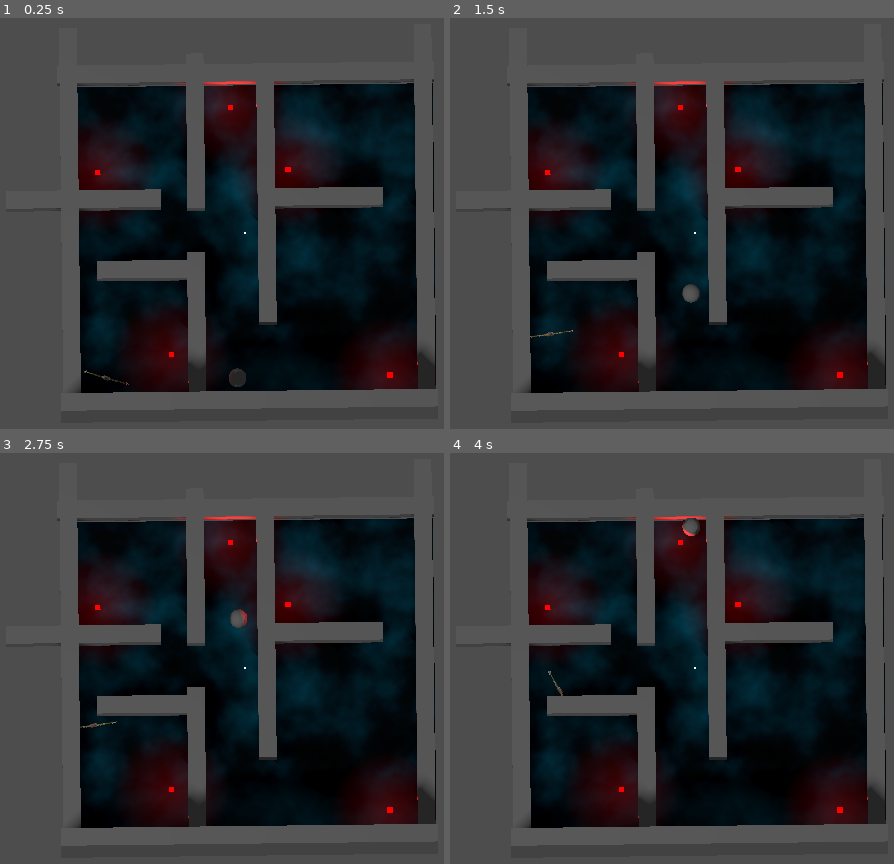
Above: before the commit, frames 1-4 (two rows, left to right).
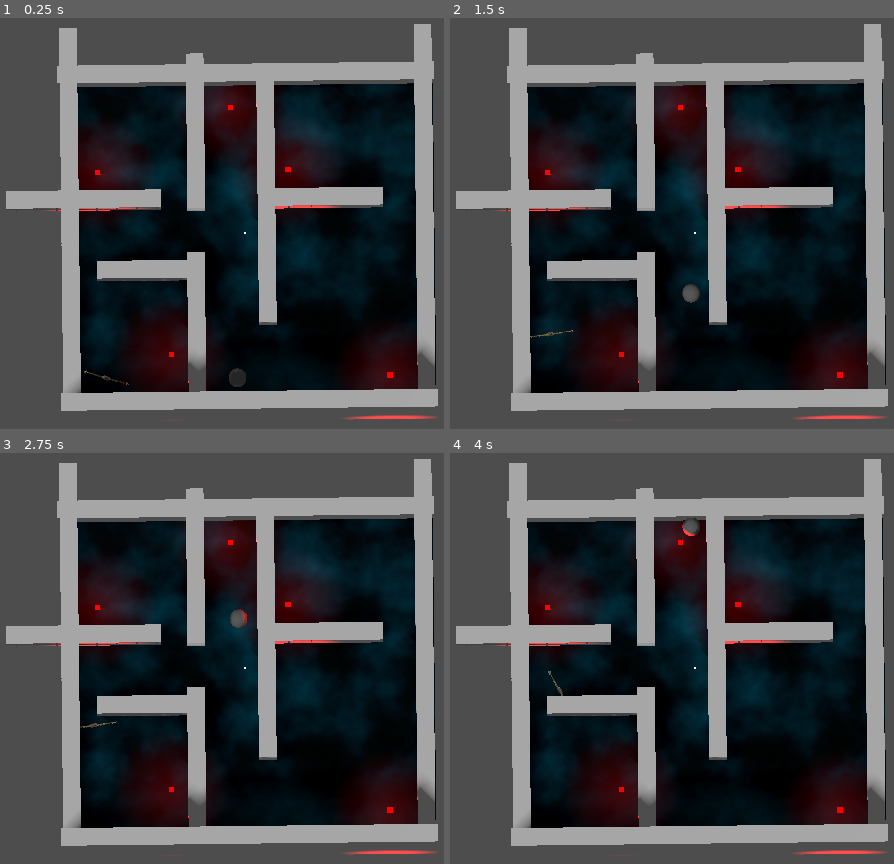
Above: after the commit, the same moments.

Repository: uniqueusername/burning-paper
Game: Godot game, scene res://levels/world2.tscn
Same seed, same stepped clock (60 frames per second), same inputs: the game is played once before the commit and once after it.
Inputs (mouse positions are in pixels of both pictures, inside the frame that each line leads up to):
- Up to frame 1 (0.25 s): no input
- Up to frame 2 (1.5 s): tap Enter at 0.5 s; move the mouse to (738, 231) at 0.52 s; hold E (interact) 0.53-1.28 s; hold W (forward) from 0.53 s (still down); tap Space (jump) at 0.77 s; move the mouse to (654, 235) at 1.27 s; tap E (interact) at 1.35 s
- Up to frame 3 (2.75 s): keep holding W (forward); tap Space (jump) at 1.52 s; move the mouse to (266, 662) at 2.02 s; hold E (interact) from 2.03 s (still down)
- Up to frame 4 (4 s): keep holding W (forward); move the mouse to (685, 674) at 2.77 s; release E (interact) at 2.78 s; tap E (interact) at 2.85 s; tap Space (jump) at 3.02, 3.77 s; move the mouse to (756, 674) at 3.52 s; hold E (interact) from 3.53 s (still down)

The runs differ from the first frame. In frame 1, 23% of the frame differs, in the area x 1-99%, y 1-99%; in frame 2, 23%; in frame 3, 23%; in frame 4, 23%.

Commit message:
enemy tracking fixes

Diff:
--- a/levels/world2.tscn
+++ b/levels/world2.tscn
@@ -219,10 +219,9 @@
 script = ExtResource("4_wvjsw")
 
 [node name="NavigationRegion3D" type="NavigationRegion3D" parent="."]
-visible = false
 navigation_mesh = SubResource("NavigationMesh_ichjo")
 
-[node name="world" parent="NavigationRegion3D" instance=ExtResource("7_aws66")]
+[node name="walls" parent="NavigationRegion3D" instance=ExtResource("7_aws66")]
 
 [node name="tposetaxman" parent="." instance=ExtResource("1_a7ntj")]
 transform = Transform3D(-0.7998, 0, 0.600267, 0, 1, 0, -0.600267, 0, -0.7998, -8.64694, 0.224868, 7.39047)
@@ -257,7 +256,6 @@
 collision_mask = 0
 
 [node name="RayCast3D2" type="RayCast3D" parent="tposetaxman/vision_cone"]
-transform = Transform3D(1, 0, 0, 0, 1, 0, 0, 0, 1, 1.23612, -0.224868, -0.00580764)
 visible = false
 collision_mask = 0
 
--- a/objects/auditor/vision_cone.gd
+++ b/objects/auditor/vision_cone.gd
@@ -4,6 +4,7 @@
 
 @onready var terminals = get_tree().get_nodes_in_group("terminals")
 @onready var terminal_scanner = get_parent().get_node("terminal_scanner")
+@onready var terminal_areas = get_tree().get_nodes_in_group("terminal_areas")
 @export var cone_width: float = 30 # degrees
 @export var num_rays: int = 30 # even
 @export var debug_rays_visible: bool = false
@@ -47,12 +48,11 @@
 					retarget.emit(terminals[randi() % terminals.size()])
 					return
 
-			# spotted hacked room
-			if (terminals.has(collider) and
+			# spotted hacked terminal
+			if (terminal_areas.has(collider) and
 				collider.get_parent().active and
 				not tracking):
 				retarget.emit(collider.get_parent().global_position)
-				return
 
 func _on_end_tracking():
 	tracking = false
--- a/objects/terminal/terminal.gd
+++ b/objects/terminal/terminal.gd
@@ -10,6 +10,9 @@
 	material.albedo_color = inactive_color
 	material.emission = inactive_color
 	$OmniLight3D.light_color = inactive_color
+
+	for child in get_children():
+		child.add_to_group("terminal_areas")
 
 func _on_highlight(object: Node):
 	if object == self:
